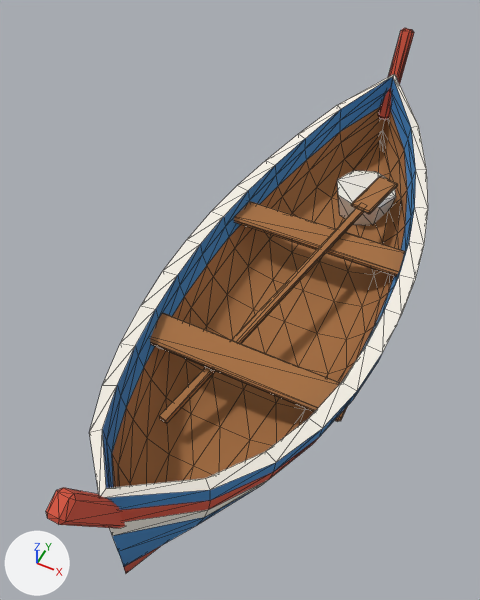
One commit to the glTF model game/assets/models/perahu.glb: the scene before it, then after it.
Before and after are seen from a camera (50 mm lens) standing at (1.06, -2.83, 3.75) and looking at (-0.21, -0.3, 0.57). The lights are fixed; the arrows at lower left show +X, +Y and +Z. The older version comes first. Mesh edges are drawn as thin lines. Where no turn or scale is listed for an object, it has been applied to the vertices. Vertices at exactly the same position are counted once.

The scene before the commit, as lines of its bpy script (objects in view):
```python
mat_m_hull = principled_material('M_Hull')
mat_m_hull.base_color = (0.0497, 0.238, 0.552)  # blue #3f86c4
mat_m_hull.roughness = 0.9
mat_m_paint = principled_material('M_Paint')
mat_m_paint.base_color = (0.922, 0.88, 0.799)  # white #f6f1e7
mat_m_paint.roughness = 0.9
mat_m_stripe = principled_material('M_Stripe')
mat_m_stripe.base_color = (0.665, 0.0887, 0.0467)  # red #d5543d
mat_m_stripe.roughness = 0.9
mat_m_wood = principled_material('M_Wood')
mat_m_wood.base_color = (0.392, 0.162, 0.0497)  # brown #a8703f
mat_m_wood.roughness = 0.9
me_perahu_mesh = bpy.data.meshes.new('perahu_mesh')
me_perahu_mesh.from_pydata(...)  # 456 vertices, 880 faces; spans x -0.76..0.76, y -2.23..2.23, z 0.0..1.46
# faces by material slot: [240, 184, 124, 332]
me_perahu_mesh.materials.append(mat_m_hull)  # blue #3f86c4
me_perahu_mesh.materials.append(mat_m_stripe)  # red #d5543d
me_perahu_mesh.materials.append(mat_m_paint)  # white #f6f1e7
me_perahu_mesh.materials.append(mat_m_wood)  # brown #a8703f
ob_perahu_mesh = bpy.data.objects.new('perahu_mesh', me_perahu_mesh)
ob_perahu_mesh.location = (0.0, 0.0, 0.0)
```
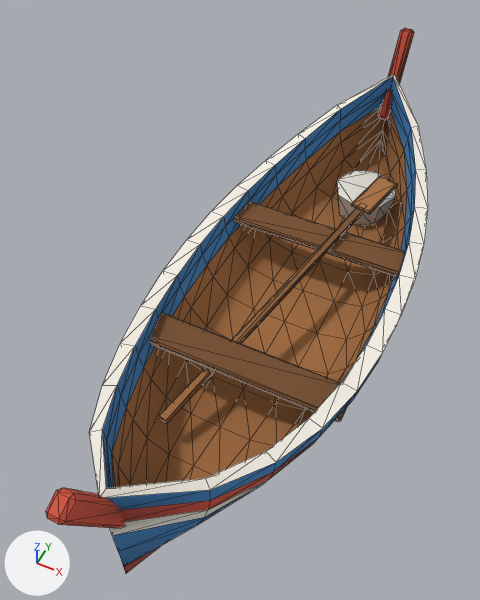
Boxes (x1, y1, x2, y2) around the edits, measured in the pictures (480 x 600 px):
'perahu_mesh', recoloured: (88, 89, 407, 572) in both

What changed in the scene script:
```text
Change mat_m_hull:
    where n0 = _N.new('ShaderNodeBsdfPrincipled'); n0.name = 'Principled BSDF'
    remove n0.inputs[0].default_value = (0.0497, 0.238, 0.552, 1.0)  # 'Base Color', blue #3f86c4
    add n2 = _N.new('ShaderNodeMix'); n2.name = 'Mix'
    add n2.data_type = 'RGBA'
    add n2.blend_type = 'MULTIPLY'
    add n2.inputs[0].default_value = 1.0  # 'Factor'
    add n2.inputs[7].default_value = (0.0497, 0.238, 0.552, 1.0)  # 'B', blue #3f86c4
    add n3 = _N.new('ShaderNodeVertexColor'); n3.name = 'Color Attribute'
    add _L.new(n2.outputs[2], n0.inputs[0])  # 'Result' to 'Base Color'
    add _L.new(n3.outputs[0], n2.inputs[6])  # 'Color' to 'A'
Change mat_m_stripe:
    where n0 = _N.new('ShaderNodeBsdfPrincipled'); n0.name = 'Principled BSDF'
    remove n0.inputs[0].default_value = (0.665, 0.0887, 0.0467, 1.0)  # 'Base Color', red #d5543d
    add n2 = _N.new('ShaderNodeMix'); n2.name = 'Mix'
    add n2.data_type = 'RGBA'
    add n2.blend_type = 'MULTIPLY'
    add n2.inputs[0].default_value = 1.0  # 'Factor'
    add n2.inputs[7].default_value = (0.665, 0.0887, 0.0467, 1.0)  # 'B', red #d5543d
    add n3 = _N.new('ShaderNodeVertexColor'); n3.name = 'Color Attribute'
    add _L.new(n2.outputs[2], n0.inputs[0])  # 'Result' to 'Base Color'
    add _L.new(n3.outputs[0], n2.inputs[6])  # 'Color' to 'A'
Change mat_m_paint:
    where n0 = _N.new('ShaderNodeBsdfPrincipled'); n0.name = 'Principled BSDF'
    remove n0.inputs[0].default_value = (0.922, 0.88, 0.799, 1.0)  # 'Base Color', white #f6f1e7
    add n2 = _N.new('ShaderNodeMix'); n2.name = 'Mix'
    add n2.data_type = 'RGBA'
    add n2.blend_type = 'MULTIPLY'
    add n2.inputs[0].default_value = 1.0  # 'Factor'
    add n2.inputs[7].default_value = (0.922, 0.88, 0.799, 1.0)  # 'B', white #f6f1e7
    add n3 = _N.new('ShaderNodeVertexColor'); n3.name = 'Color Attribute'
    add _L.new(n2.outputs[2], n0.inputs[0])  # 'Result' to 'Base Color'
    add _L.new(n3.outputs[0], n2.inputs[6])  # 'Color' to 'A'
Change mat_m_wood:
    where n0 = _N.new('ShaderNodeBsdfPrincipled'); n0.name = 'Principled BSDF'
    remove n0.inputs[0].default_value = (0.392, 0.162, 0.0497, 1.0)  # 'Base Color', brown #a8703f
    add n2 = _N.new('ShaderNodeMix'); n2.name = 'Mix'
    add n2.data_type = 'RGBA'
    add n2.blend_type = 'MULTIPLY'
    add n2.inputs[0].default_value = 1.0  # 'Factor'
    add n2.inputs[7].default_value = (0.392, 0.162, 0.0497, 1.0)  # 'B', brown #a8703f
    add n3 = _N.new('ShaderNodeVertexColor'); n3.name = 'Color Attribute'
    add _L.new(n2.outputs[2], n0.inputs[0])  # 'Result' to 'Base Color'
    add _L.new(n3.outputs[0], n2.inputs[6])  # 'Color' to 'A'
Change me_perahu_mesh:
    where me_perahu_mesh.from_pydata(...)  # 456 vertices, 880 faces; spans x -0.76..0.76, y -2.23..2.23, z 0.0..1.46
    used by ob_perahu_mesh; location = (0.0, 0.0, 0.0)
    me_perahu_mesh part 1: vertex colours changed
```
